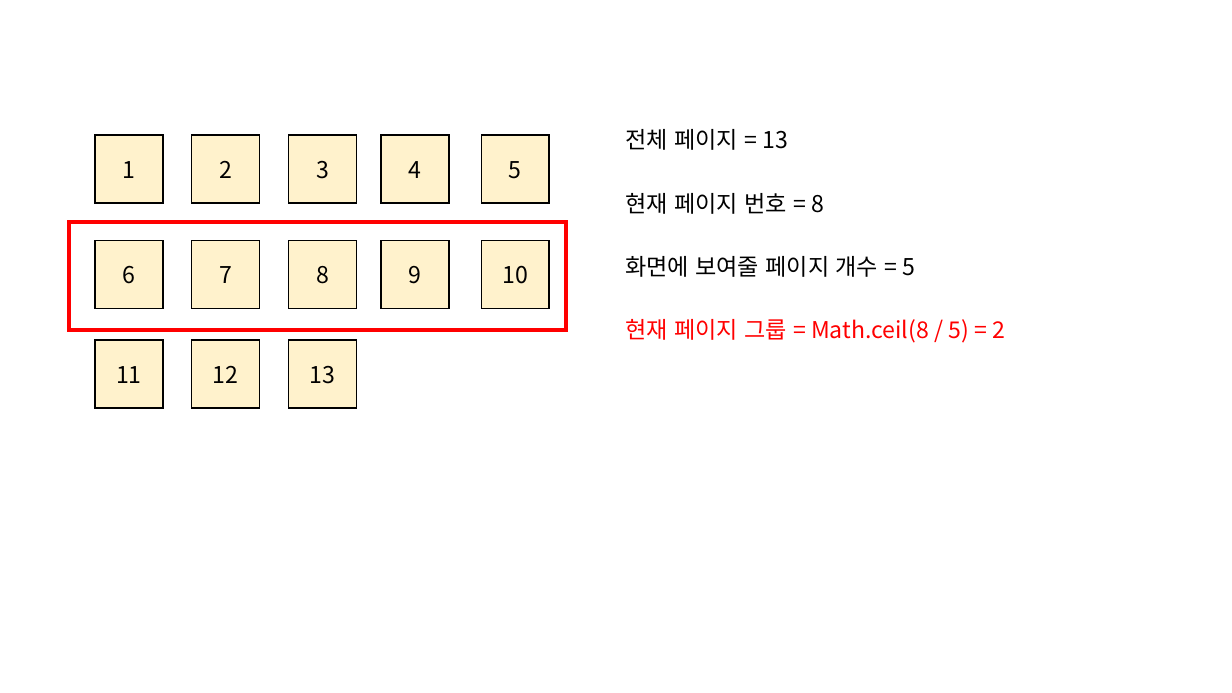
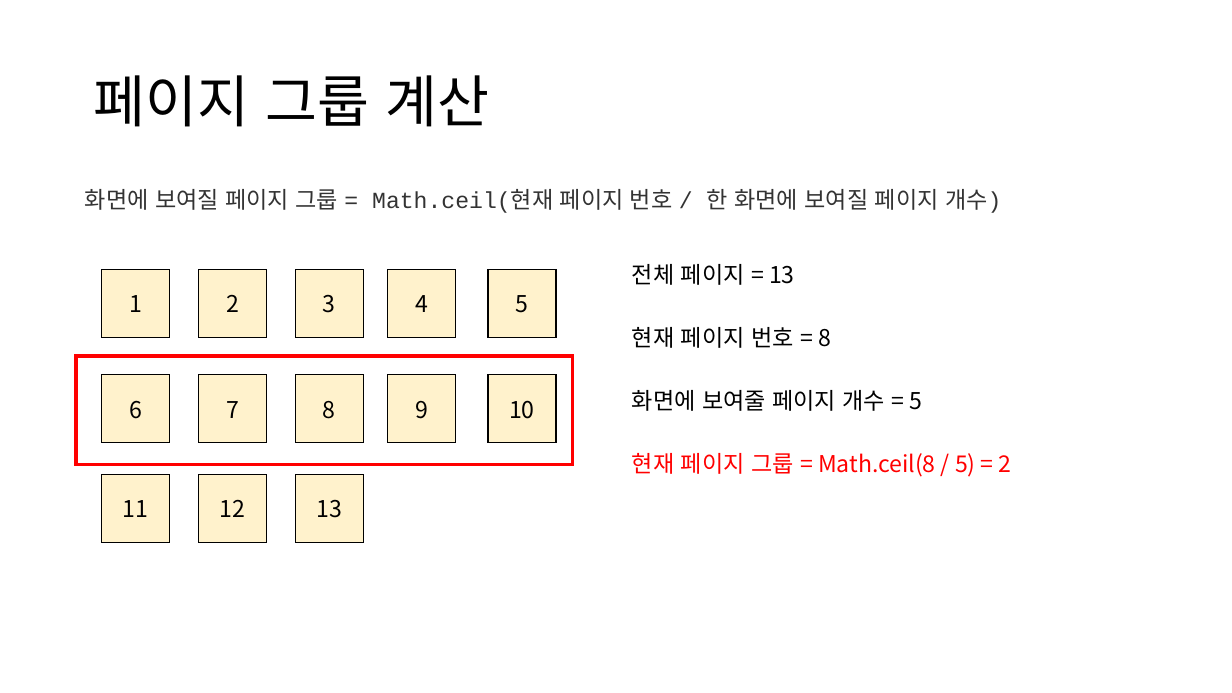
Before and after one commit to codesquad-members-2023/be-javascript-cafe-max, a slide deck: slide 7 of 페이지네이션.pptx (slide 3 before the commit). Drawn at 1232x693 pixels with LibreOffice and Linux fonts; fonts in the diff are those of the drawing. Boxes give left, top, right and bottom in pixels: in the first picture for what was removed or moved away, otherwise in the second. Text is boxed around its words. In the diff, an @@ line names an element or a change of style, - is before the commit and + after.

```diff
--- a/페이지네이션.pptx
+++ b/페이지네이션.pptx
@@ title added at box(94, 75, 489, 127), 44 pt, text #000000 @@
+페이지 그룹 계산
@@ text added at box(85, 189, 1001, 213), 18 pt, text #333333 @@
+화면에 보여질 페이지 그룹 = Math.ceil(현재 페이지 번호 / 한 화면에 보여질 페이지 개수)
@@ 11 rectangles, 4 texts: place and size @@
-11 rectangles, 4 texts at box(69, 129, 1005, 409)
+11 rectangles, 4 texts at box(76, 264, 1012, 543)
@@ 3 rectangles: place and size @@
-3 rectangles at box(288, 135, 357, 409)
+3 rectangles at box(296, 270, 364, 543)
```
Also in this commit, not shown: 3 other slides changed, 5 slides added.
